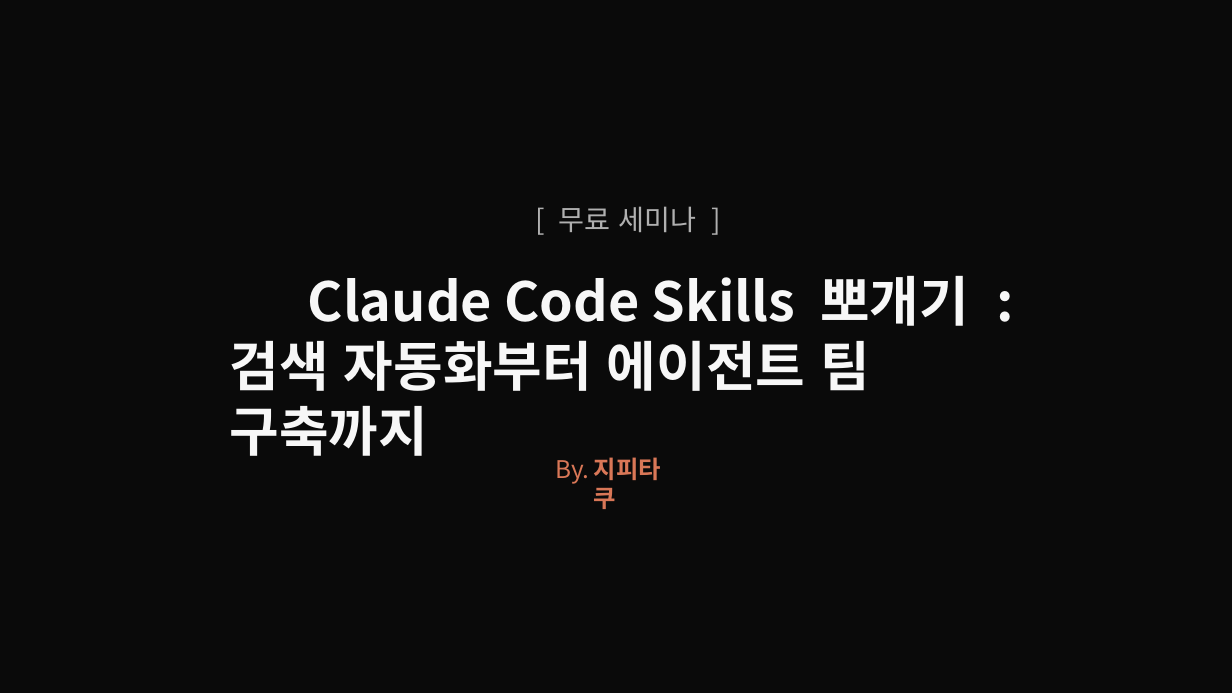
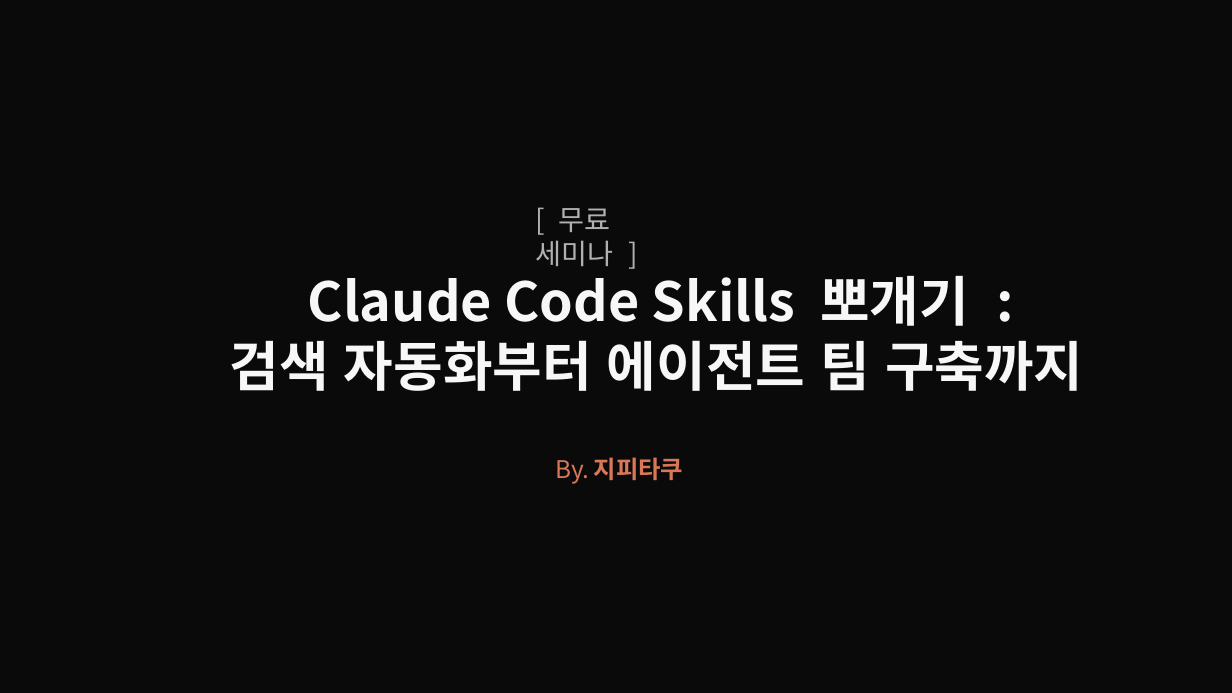
Before and after one commit to fivetaku/claude-code-skills-seminar, a slide deck: slide 1 of deck-editable.pptx. Drawn at 1232x693 pixels with LibreOffice and Linux fonts; fonts in the diff are those of the drawing. Boxes give left, top, right and bottom in pixels: in the first picture for what was removed or moved away, otherwise in the second. Text is boxed around its words. In the diff, an @@ line names an element or a change of style, - is before the commit and + after.

```diff
--- a/deck-editable.pptx
+++ b/deck-editable.pptx
@@ text "[ 무료 세미나 ]" rewrapped from (559, 206, 696, 232) to (536, 208, 614, 266) @@
@@ text "Claude Code Skills 뽀개기 :" rewrapped from (308, 276, 969, 326) to (308, 266, 969, 326) @@
@@ text "검색 자동화부터 에이전트 팀 구축까지" rewrapped from (230, 340, 870, 456) to (230, 340, 1083, 391) @@
@@ text "지피타쿠" rewrapped from (594, 457, 661, 509) to (594, 457, 684, 480) @@
```
Also in this commit, not shown: 15 other slides changed, 3 other files.
